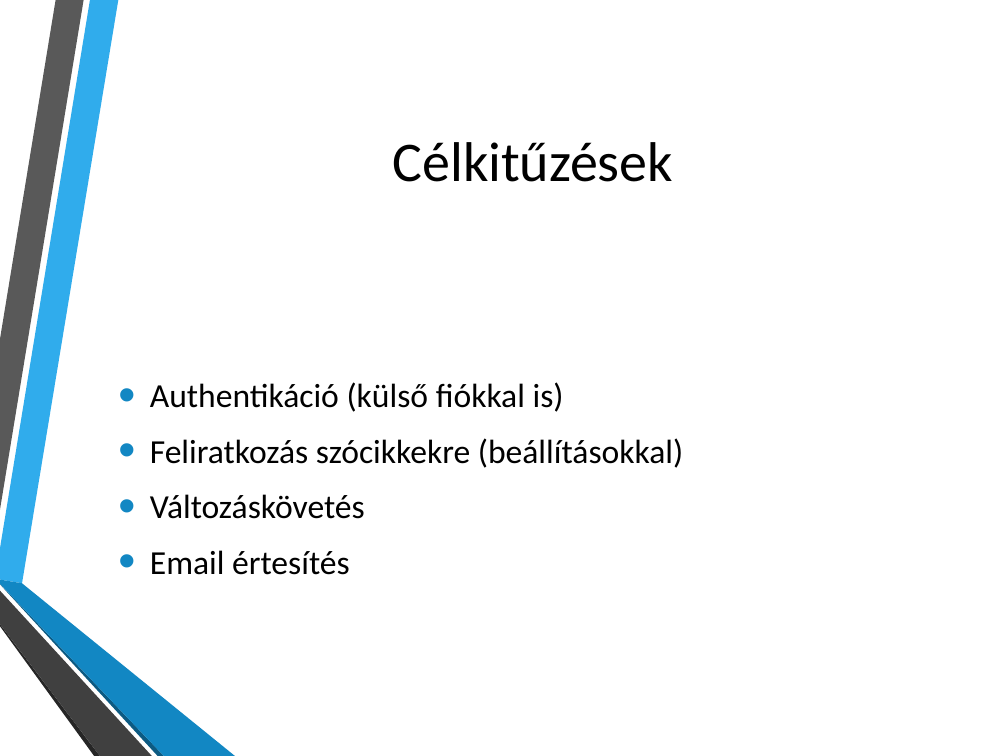
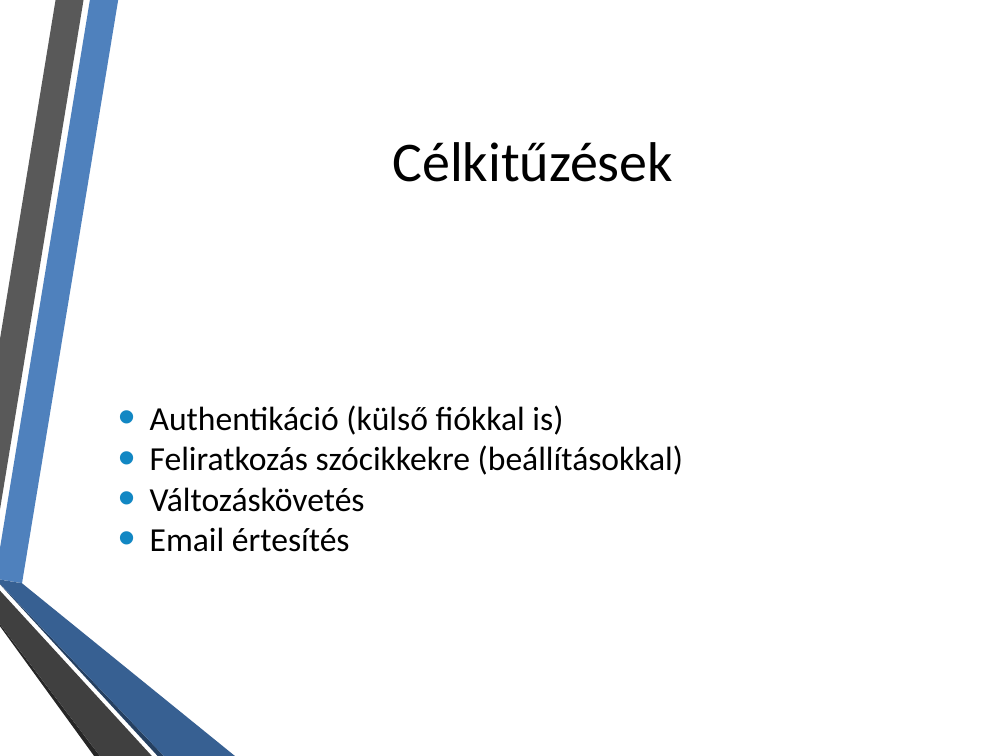
Before and after one commit to ldmnyblzs/FolloWiki, a slide deck: slide 2 of doc/FolloWiki.pptx. Drawn at 1008x756 pixels with LibreOffice and Linux fonts; fonts in the diff are those of the drawing; background and template pictures are left out. Boxes give left, top, right and bottom in pixels: in the first picture for what was removed or moved away, otherwise in the second. Text is boxed around its words. In the diff, an @@ line names an element or a change of style, - is before the commit and + after.

```diff
--- a/doc/FolloWiki.pptx
+++ b/doc/FolloWiki.pptx
@@ freeform shape at bbox=[0, 0, 118, 584]: fill #30ACEC to #4F81BD @@
@@ text "Authentikáció (külső fiókkal is)" at bbox=[150, 405, 683, 552]: less space between paragraphs @@
@@ freeform shape at bbox=[0, 584, 164, 756]: fill #0C5A82 to #254061 @@
@@ freeform shape at bbox=[0, 580, 235, 756]: fill #1287C3 to #376092 @@
```
Also in this commit, not shown: 6 other slides changed, 5 slides added, 1 slide removed.
